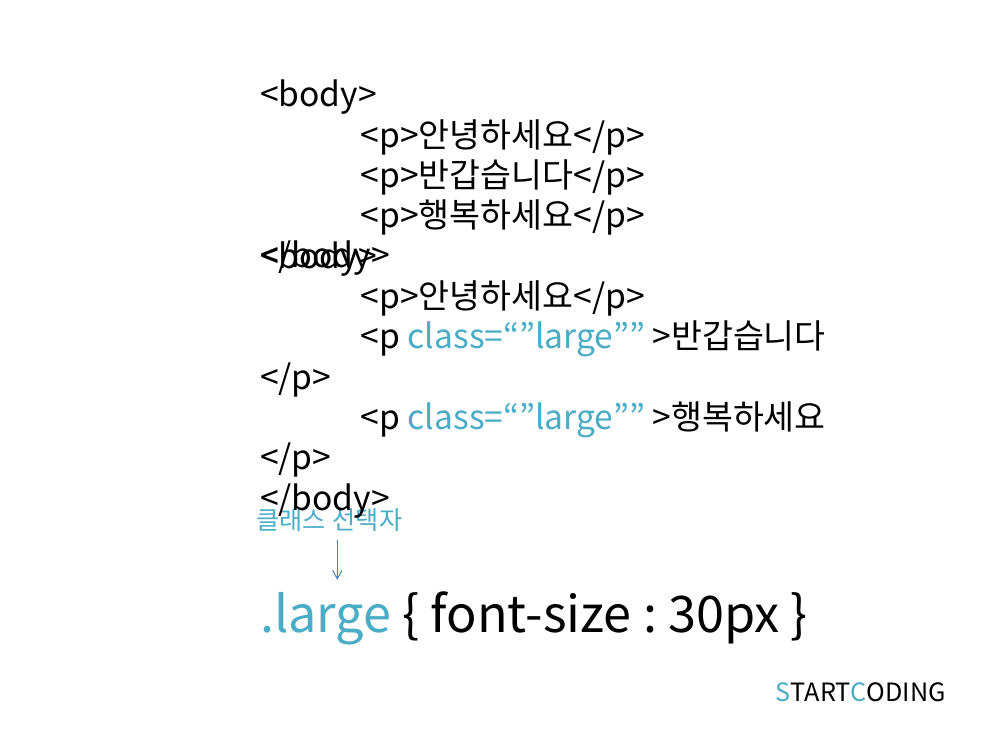
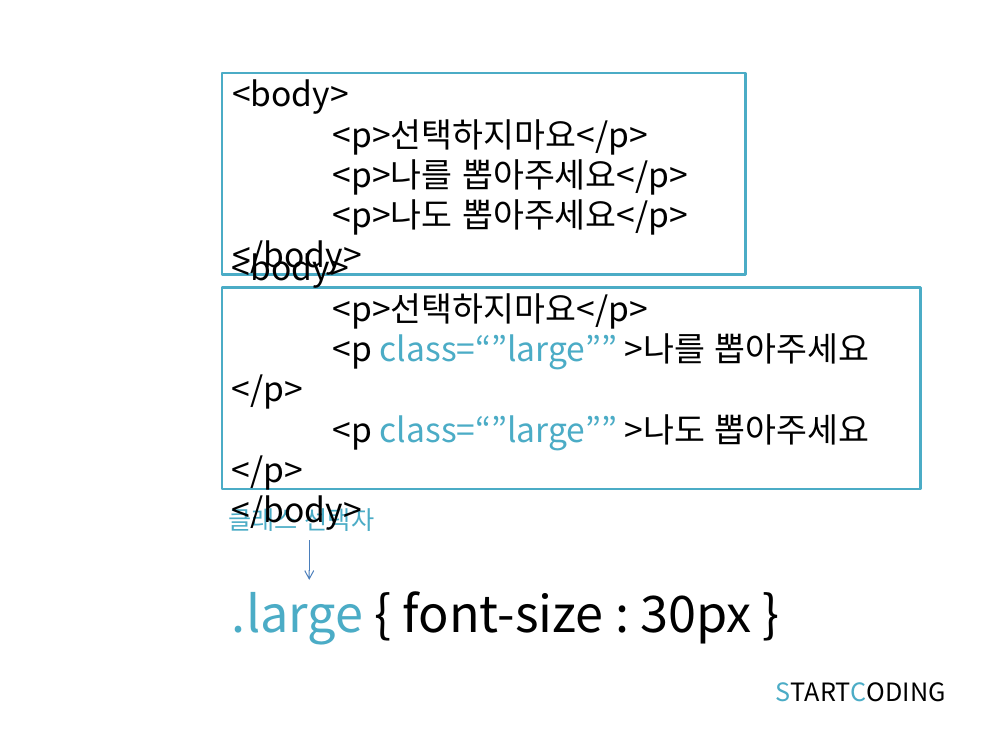
Before and after one commit to kwonkijun/web, a slide deck: slide 9 of 프론트엔드기초(PPT)/CSS3 2강_CSS 셀렉터.pptx. Drawn at 1008x756 pixels with LibreOffice and Linux fonts; fonts in the diff are those of the drawing. Boxes give left, top, right and bottom in pixels: in the first picture for what was removed or moved away, otherwise in the second. Text is boxed around its words. In the diff, an @@ line names an element or a change of style, - is before the commit and + after.

```diff
--- a/프론트엔드기초(PPT)/CSS3 2강_CSS 셀렉터.pptx
+++ b/프론트엔드기초(PPT)/CSS3 2강_CSS 셀렉터.pptx
@@ 1 text, 1 arrow, 1 rectangle: place and size @@
-1 text, 1 arrow, 1 rectangle at bbox=[260, 79, 779, 645]
+1 text, 1 arrow, 1 rectangle at bbox=[222, 73, 751, 645]
@@ rectangle "<body>" at bbox=[222, 73, 746, 274]: fill none to #FFFFFF; outline none to #4BACC6 2 pt @@
@@ text in rectangle at bbox=[333, 119, 688, 235]: text changed @@
-<p>안녕하세요</p>
-<p>반갑습니다</p>
-<p>행복하세요</p>
+<p>선택하지마요</p>
+<p>나를 뽑아주세요</p>
+<p>나도 뽑아주세요</p>
@@ rectangle "<body>" at bbox=[222, 287, 920, 489]: fill none to #FFFFFF; outline none to #4BACC6 2 pt @@
@@ rectangle "<body>": place and size @@
-rectangle "<body>" at bbox=[260, 280, 826, 477]
+rectangle "<body>" at bbox=[222, 287, 920, 489]
@@ text in rectangle at bbox=[232, 286, 869, 490]: text changed @@
-<p>안녕하세요</p>
-<p class=“”large”” >반갑습니다</p>
-<p class=“”large”” >행복하세요</p>
+<p>선택하지마요</p>
+<p class=“”large”” >나를 뽑아주세요</p>
+<p class=“”large”” >나도 뽑아주세요</p>
@@ text "클래스 선택자": place and size @@
-text "클래스 선택자" at bbox=[256, 503, 403, 531]
+text "클래스 선택자" at bbox=[228, 503, 375, 531]
```
Also in this commit, not shown: 6 other slides changed, 13 other files.
